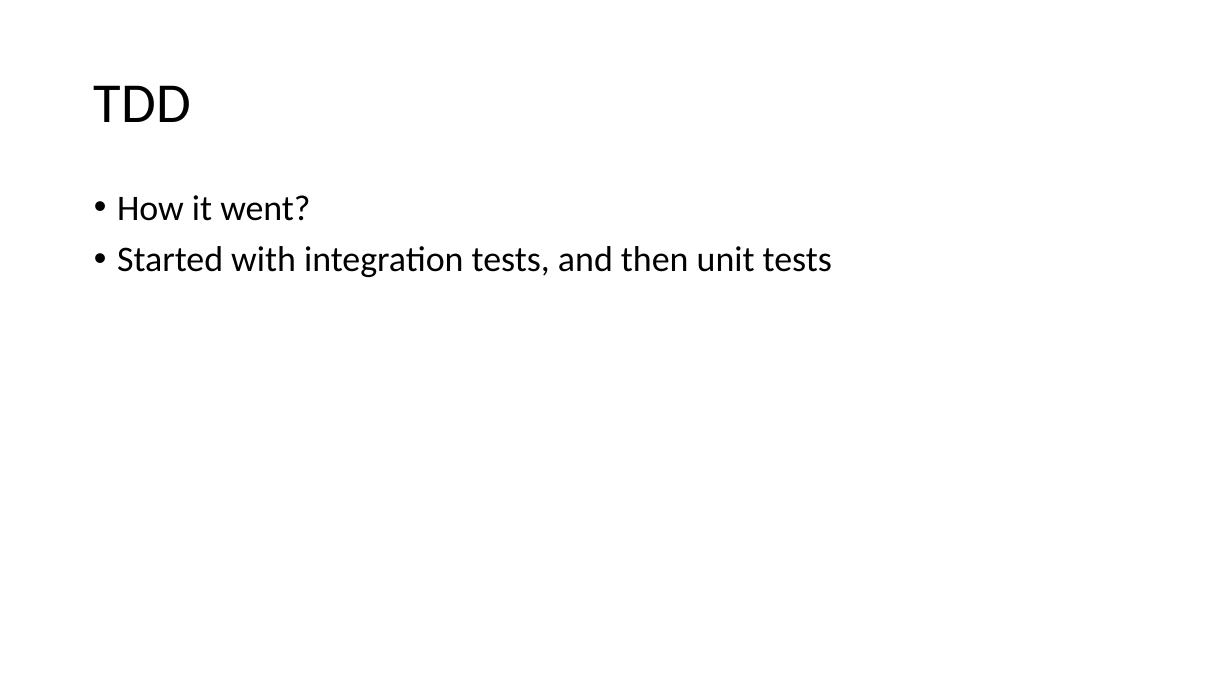
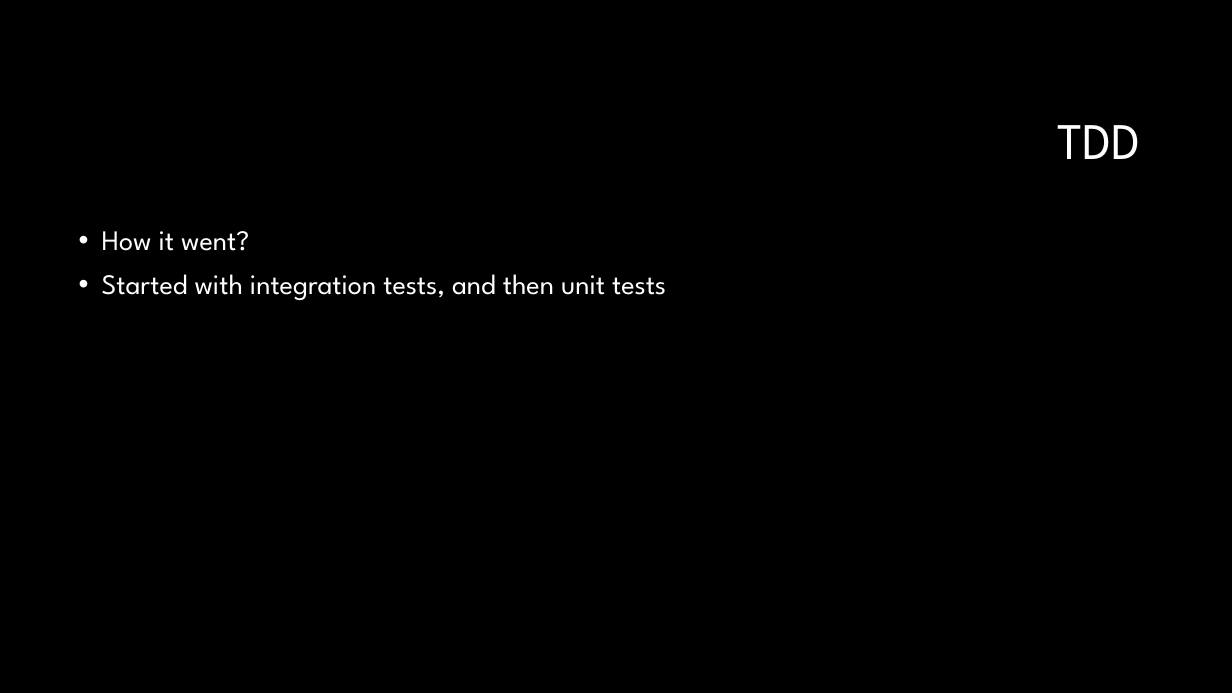
Before and after one commit to AndreasRichardsen/gtl_project, a slide deck: slide 16 of presentation material/Exam Presentation.pptx (slide 15 before the commit). Drawn at 1232x693 pixels with LibreOffice and Linux fonts; fonts in the diff are those of the drawing; background and template pictures are left out. Boxes give left, top, right and bottom in pixels: in the first picture for what was removed or moved away, otherwise in the second. Text is boxed around its words. In the diff, an @@ line names an element or a change of style, - is before the commit and + after.

```diff
--- a/presentation material/Exam Presentation.pptx
+++ b/presentation material/Exam Presentation.pptx
@@ background #FFFFFF to #000000 @@
@@ title "TDD": place and size @@
-title "TDD" at bbox=[94, 85, 191, 122]
+title "TDD" at bbox=[1057, 125, 1140, 159]
@@ title "TDD" at bbox=[1057, 125, 1140, 159]: size 44 to 40 pt, font Calibri to League Spartan, text colour #000000 to #FFFFFF; alignment left to right @@
@@ text "How it went?": place and size @@
-text "How it went?" at bbox=[117, 195, 832, 277]
+text "How it went?" at bbox=[102, 231, 666, 300]
@@ text "How it went?" at bbox=[102, 231, 666, 300]: size 28 to 22 pt, font Calibri to League Spartan, text colour #000000 to #FFFFFF @@
```
Also in this commit, not shown: 19 other slides changed, 2 slides added, 2 slides removed.
